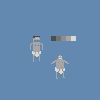
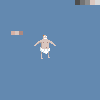
Comparing the layer stacks of the two 100px x 100px images. Changes:
painted on "palette" over (11, 0, 100, 41)
painted on "Layer 2" over (34, 35, 56, 59)
removed layer "Layer 1 copy" over (30, 36, 43, 62)
removed layer "Layer 1" over (51, 55, 69, 79)
